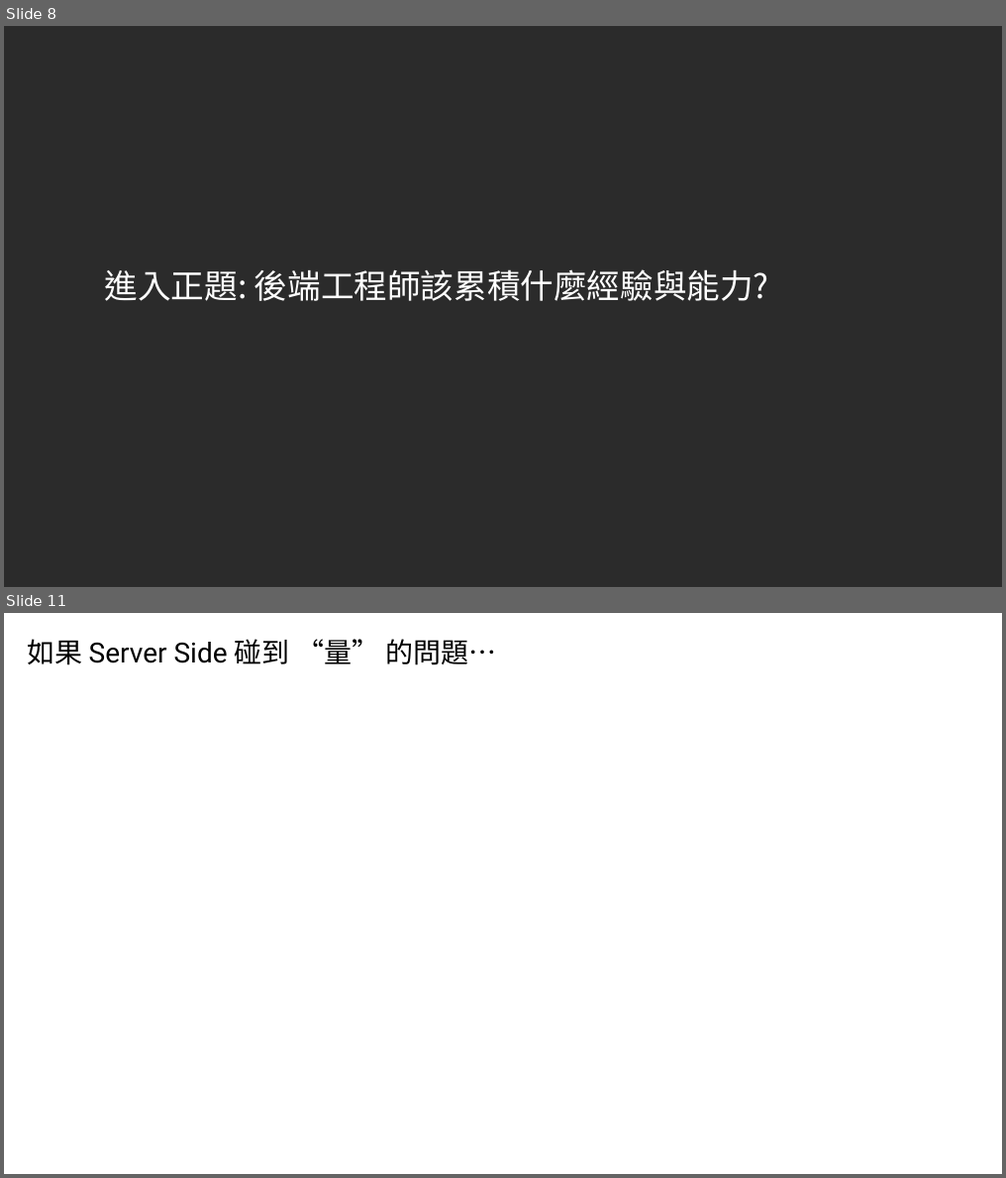
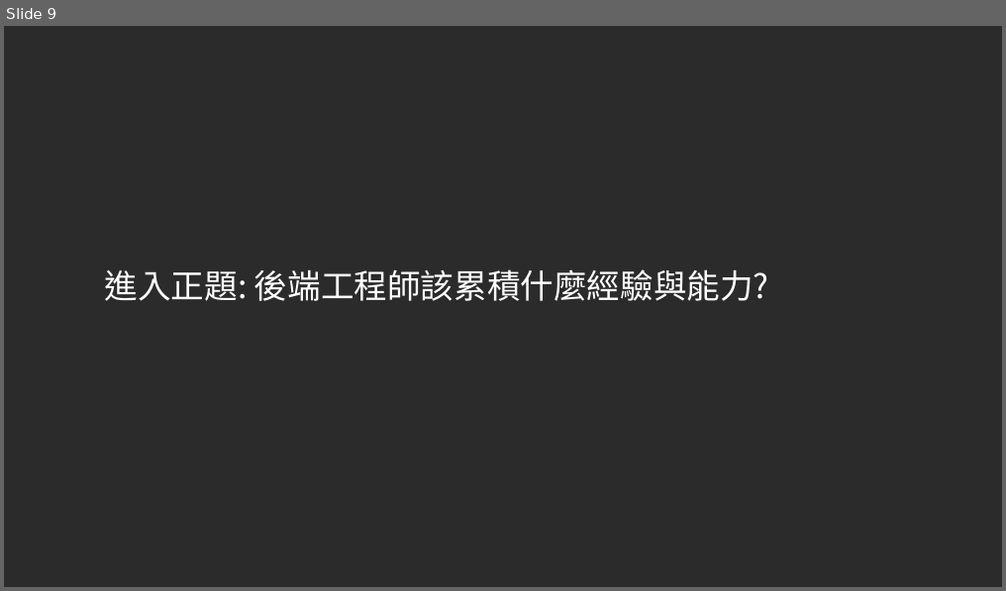
Before and after one commit to andrew0928/Meetup, a slide deck: 20200823.Study4Dev/Study4-後端工程師的修練之路-AndrewWu.pptx. Shown one above the other, each under a label of ours: slides 8 and 11 before the commit, slide 9 after it; the slides between them are not shown. The pictures are 1006x1178 and 1006x591 pixels, drawn with LibreOffice and Linux fonts; fonts in the diff are those of the drawing; background and template pictures are left out; a plain dark background stands for a picture behind light text. Boxes give left, top, right and bottom in pixels: in the first picture for what was removed or moved away, otherwise in the second. Text is boxed around its words. In the diff, an @@ line names an element or a change of style, - is before the commit and + after.

```diff
--- a/20200823.Study4Dev/Study4-後端工程師的修練之路-AndrewWu.pptx
+++ b/20200823.Study4Dev/Study4-後端工程師的修練之路-AndrewWu.pptx
@@ slide 11 removed at (x1=4, y1=613, x2=1002, y2=1174), background #FFFFFF @@
@@ title removed at (x1=27, y1=639, x2=497, y2=665) @@
-如果 Server Side 碰到 “量” 的問題…
@@ what was slide 8 is now slide 9 @@
```
Also in this commit, not shown: 2 slides changed, 10 slides added, 7 other slides removed.
